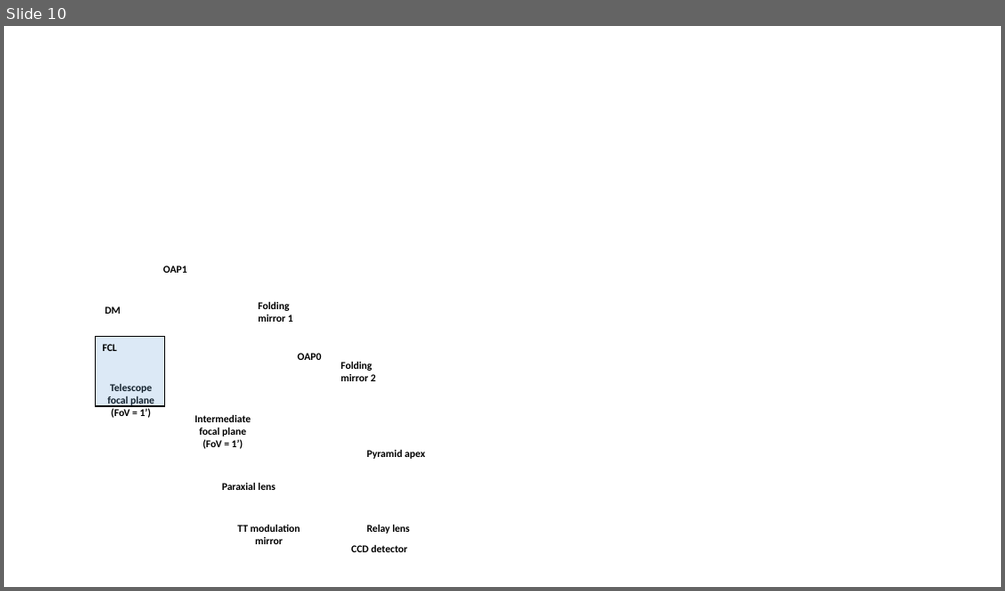
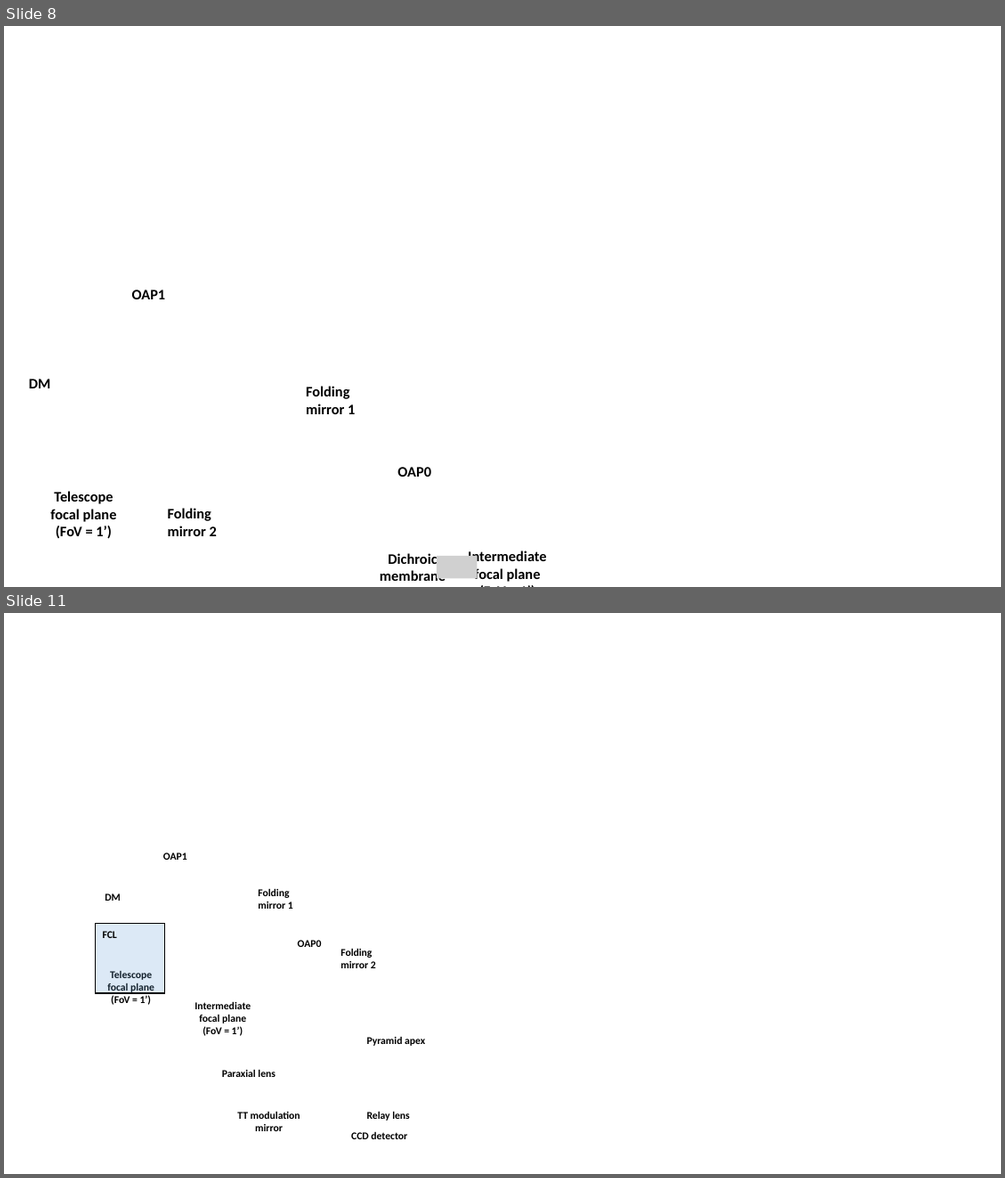
Before and after one commit to AudreyBouxin/AO_DESIGN, a slide deck: 20180518_AO_design_report/images/images_sketch.pptx. Shown one above the other, each under a label of ours: slide 10 before the commit, slides 8 and 11 after it; the slides between them are not shown. The pictures are 1005x591 and 1005x1178 pixels, drawn with LibreOffice and Linux fonts; fonts in the diff are those of the drawing; grey boxes stand for pictures; background and template pictures are left out. Boxes give left, top, right and bottom in pixels: in the first picture for what was removed or moved away, otherwise in the second. Text is boxed around its words. In the diff, an @@ line names an element or a change of style, - is before the commit and + after.

```diff
--- a/20180518_AO_design_report/images/images_sketch.pptx
+++ b/20180518_AO_design_report/images/images_sketch.pptx
@@ slide 8 added at (4, 26, 1001, 587), background picture (left out) @@
@@ text added at (132, 289, 166, 299), 14 pt, text #000000, bold @@
+OAP1
@@ text added at (29, 378, 51, 388), 14 pt, text #000000, bold @@
+DM
@@ text added at (306, 386, 355, 414), 14 pt, text #000000, bold @@
+Folding
+mirror 1
@@ text added at (397, 467, 431, 476), 14 pt, text #000000, bold @@
+OAP0
@@ text added at (50, 491, 117, 539), 14 pt, text #000000, bold @@
+Telescope
+focal plane
+(FoV = 1’)
@@ text added at (168, 507, 217, 536), 14 pt, text #000000, bold @@
+Folding
+mirror 2
@@ text added at (380, 553, 445, 580), 14 pt, text #000000, bold @@
+Dichroic
+membrane
@@ picture added at (437, 556, 477, 578) @@
@@ text added at (468, 550, 546, 581), 14 pt, text #000000, bold @@
+Intermediate
+focal plane
+(FoV = 1’)
@@ what was slide 10 is now slide 11 @@
```
Also in this commit, not shown: 6 slides changed, 1 other slide added, 1 slide removed, 20 other files.
